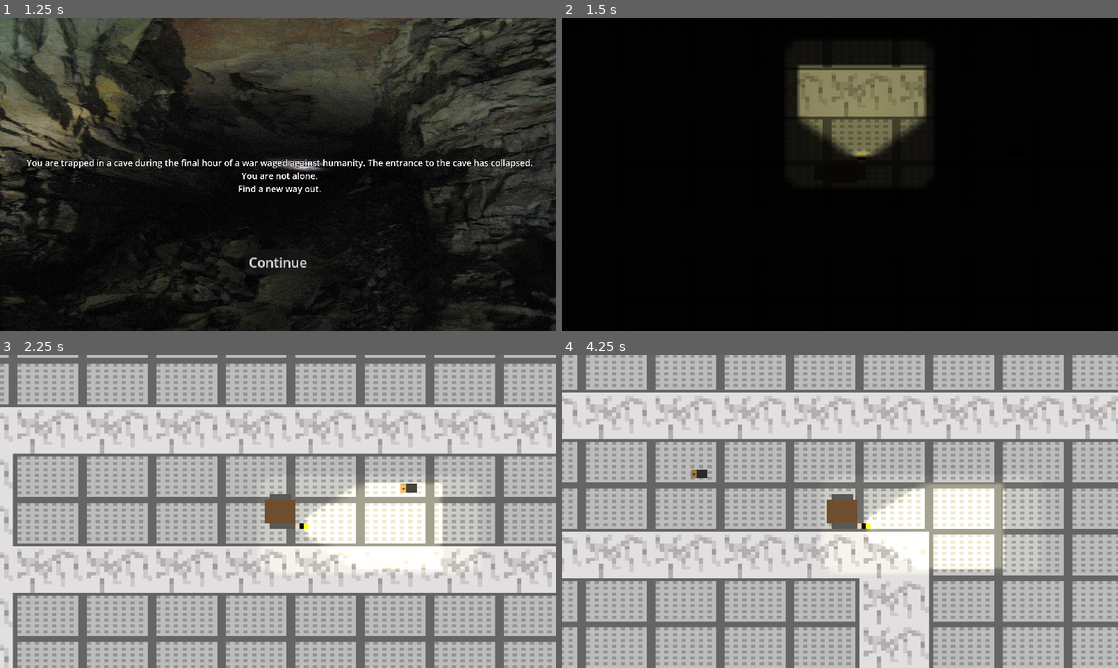
Above: before the commit, frames 1-4 (two rows, left to right).
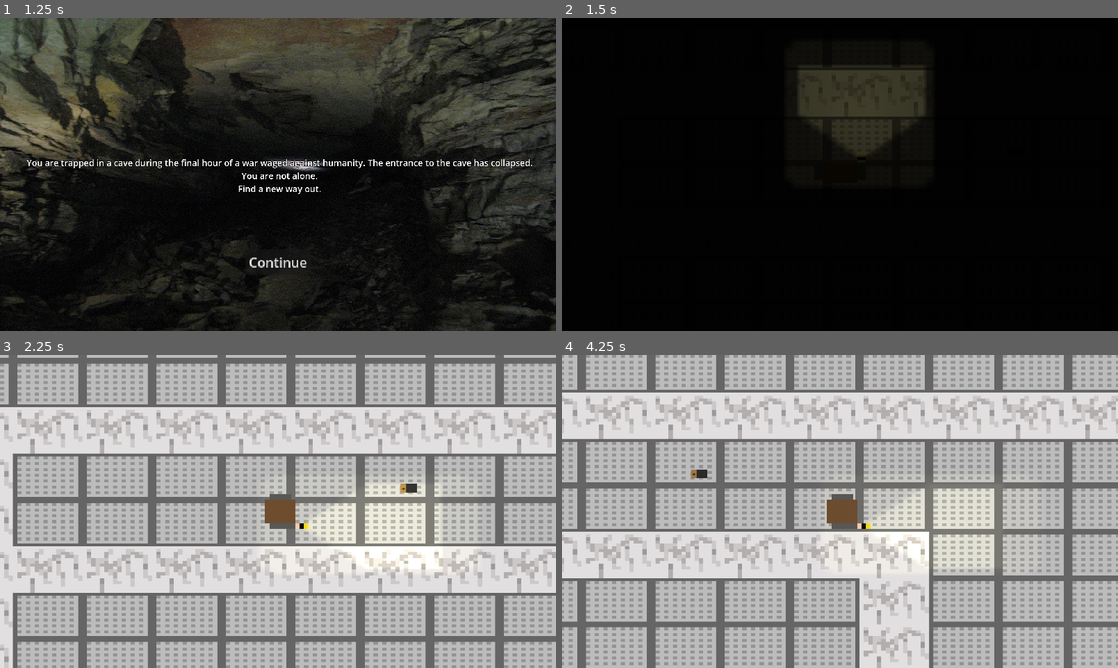
Above: after the commit, the same moments.

Repository: SolidQuote/The-Last-Hour
Game: Godot game, scene res://Scenes/MainMenu.tscn
Two runs of this game, one before a commit and one after it. Both use one fixed random seed, a clock stepped at 60 frames per second and the inputs below.
Inputs:
- Up to frame 1 (1.25 s): click "Play" at 0.5 s
- Up to frame 2 (1.5 s): click "Continue" at 1.25 s
- Up to frame 3 (2.25 s): tap Enter at 2 s; hold D (right) from 2.03 s (still down); tap ` (Dev) at 2.1 s
- Up to frame 4 (4.25 s): release D (right) at 2.78 s; hold S (down) 2.78-3.53 s; tap E (interact) at 2.85 s; tap Space at 3.5 s; hold D (right) from 3.53 s (still down); tap ` (Dev) at 3.6 s

Frame 1 is identical in both runs. In frame 2, 5.7% of the frame differs, in the area x 42-66%, y 14-45%; in frame 3, 4.6%; in frame 4, 5.2%.

Commit message:
Player flashlight gets dimmer as battery goes down
Add beam textures for 75%, 40%, and 15% energy levels, switch the flashlight texture as energy drains, and hide the light when energy is depleted.

Diff:
--- a/Scenes/player.tscn
+++ b/Scenes/player.tscn
@@ -31,6 +31,6 @@
 [node name="FleshLight" type="PointLight2D" parent="." unique_id=1819684353]
 position = Vector2(4.9999995, -22)
 scale = Vector2(1.875, 2.0000002)
-color = Color(0.14962524, 0.14770749, 0.14195743, 1)
+color = Color(0.21682316, 0.21682227, 0.20673442, 1)
 energy = 1.5
 texture = ExtResource("4_vgqql")
--- a/Script/Script Inflation/player.gd
+++ b/Script/Script Inflation/player.gd
@@ -5,6 +5,11 @@
 @export var max_energery = 100
 @export var current_energery = 100
 @export var balls_draining_rate = 10.0
+
+@onready var light100 = preload("res://Images/Enitys/Player/FlashLight.png")
+@onready var light75 = preload("res://Images/Enitys/Player/FlashLight(75%).png")
+@onready var light40 = preload("res://Images/Enitys/Player/FlashLight(40%).png")
+@onready var light15 = preload("res://Images/Enitys/Player/FlashLight(15%).png")
 
 @onready var pl = $PointLight2D
 @onready var fleshlight: PointLight2D = $FleshLight
@@ -26,18 +31,20 @@
 		current_energery -= balls_draining_rate * delta
 		current_energery = max(current_energery, 0.0)
 
-	if current_energery < 75:
+	if current_energery > 75:
 		pl.color = Color("201f1f")
-		fleshlight.color = Color("979693")
+		fleshlight.texture = light100
 
-	if current_energery < 40:
+	elif current_energery > 40:
 		pl.color = Color("1a1919")
-		fleshlight.color = Color("686764")
+		fleshlight.texture = light75
 
-	if current_energery < 10:
+	elif current_energery > 15:
 		pl.color = Color("0a0a0a")
-		fleshlight.color = Color("262624")
+		fleshlight.texture = light40
+
+	elif current_energery > 0:
+		fleshlight.texture = light15
 
 	else:
-		pl.color = Color("272626")
-		fleshlight.color = Color("adaca9")
+		fleshlight.visible = false
Binary file added: Images/Enitys/Player/FlashLight(15%).png
Not shown, added: Images/Enitys/Player/FlashLight(15%).png.import
Binary file added: Images/Enitys/Player/FlashLight(40%).png
Not shown, added: Images/Enitys/Player/FlashLight(40%).png.import
Binary file added: Images/Enitys/Player/FlashLight(75%).png
Not shown, added: Images/Enitys/Player/FlashLight(75%).png.import
Binary file changed: Images/Enitys/Player/FlashLight.png
